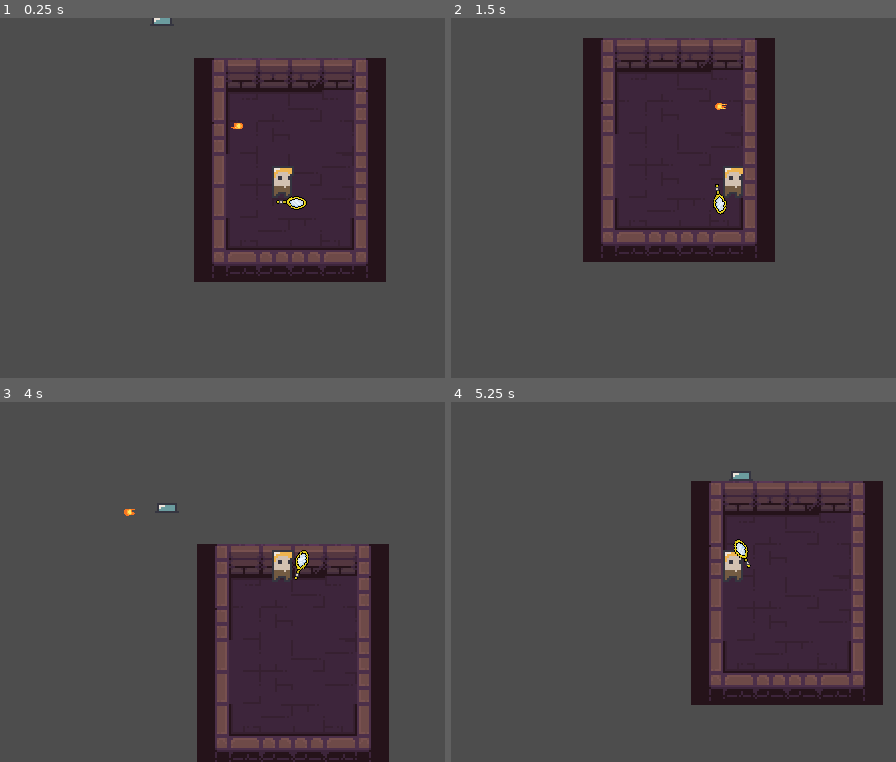
Above: before the commit, frames 1-4 (two rows, left to right).
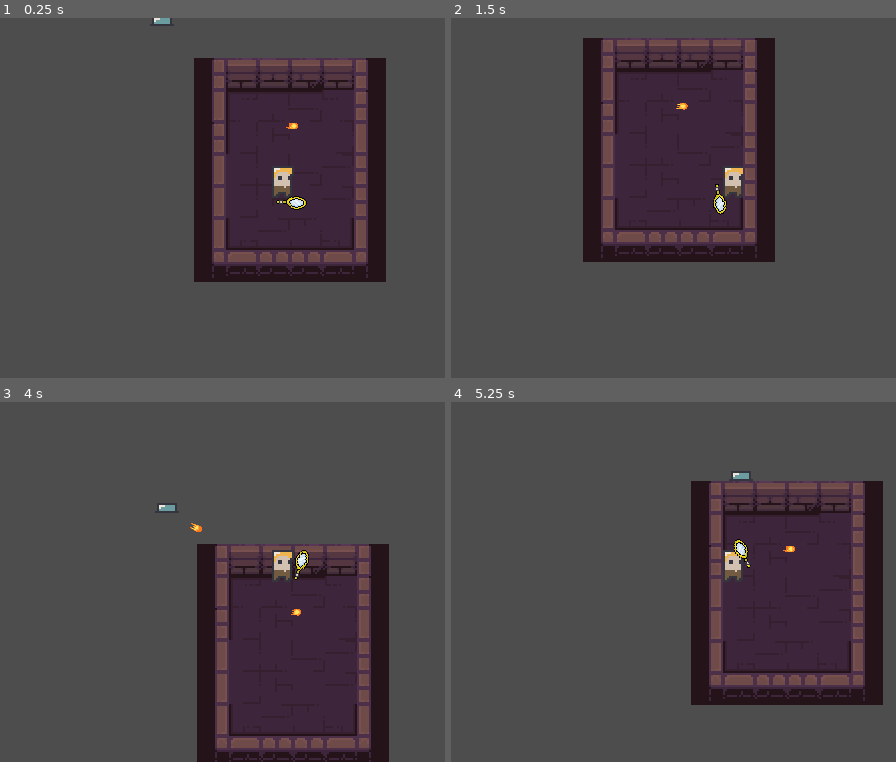
Above: after the commit, the same moments.

Repository: Z3BINI/mirror-attack
Game: Godot game, scene res://scenes/levels/test_level.tscn
Two runs of this game, one before a commit and one after it. Both use one fixed random seed, a clock stepped at 60 frames per second and the inputs below. The project has no main scene, so this scene is started directly.
Inputs (mouse positions are in pixels of both pictures, inside the frame that each line leads up to):
- Up to frame 1 (0.25 s): no input
- Up to frame 2 (1.5 s): move the mouse to (873, 180) at 0.52 s; hold D (move_right) 0.53-1.28 s; tap F (dash) at 0.6 s; tap Enter at 1.25 s; move the mouse to (606, 216) at 1.27 s; hold S (move_down) from 1.28 s (still down); tap Shift (sprint) at 1.35 s
- Up to frame 3 (4 s): tap Space at 2 s; move the mouse to (347, 502) at 2.02 s; release S (move_down) at 2.03 s; hold D (move_right) 2.03-2.78 s; tap F (dash) at 2.1, 3.6 s; tap Enter at 2.75 s; move the mouse to (249, 654) at 2.77 s; hold W (move_up) 2.78-3.53 s; tap Shift (sprint) at 2.85 s; move the mouse to (outside the picture) at 3.52 s; hold A (move_left) from 3.53 s (still down)
- Up to frame 4 (5.25 s): move the mouse to (540, 528) at 4.27 s; tap Shift (sprint) at 4.35 s; move the mouse to (766, 582) at 5.02 s; release A (move_left) at 5.03 s; hold S (move_down) from 5.03 s (still down); tap F (dash) at 5.1 s

The runs differ from the first frame. In frame 1, less than 0.1% of the frame differs, in the area x 51-67%, y 29-31%; in frame 2, less than 0.1%; in frame 3, 0.1%, in the area x 27-68%, y 29-60%; in frame 4, less than 0.1%.

Commit message:
Removed test direction

Diff:
--- a/scripts/projectiles/fire_ball.gd
+++ b/scripts/projectiles/fire_ball.gd
@@ -7,7 +7,6 @@
 var bounce_counter : int = 0
 
 func _ready():
-	direction = Vector2.LEFT
 	apply_force(direction * MOVE_STRENGTH)
 
 func _physics_process(_delta):
